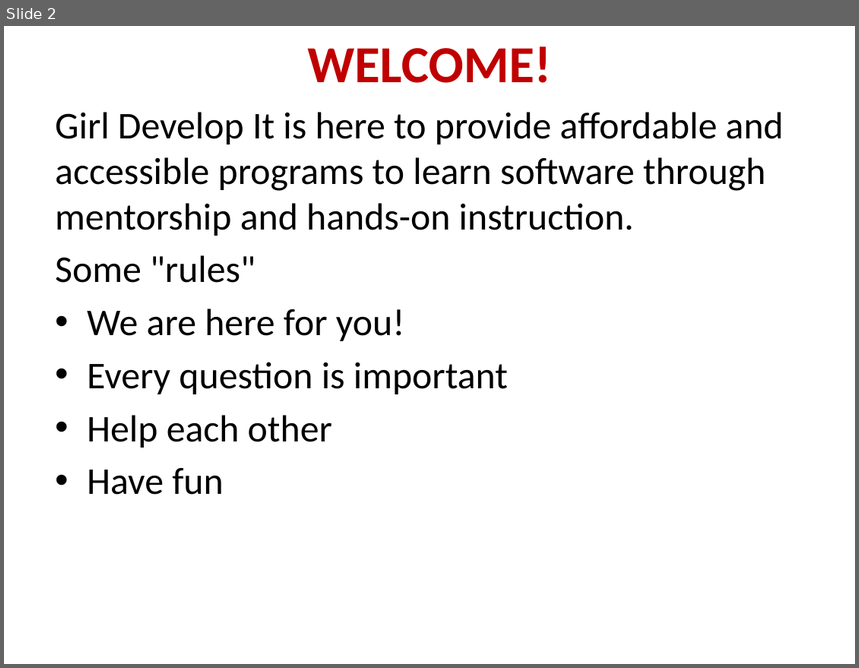
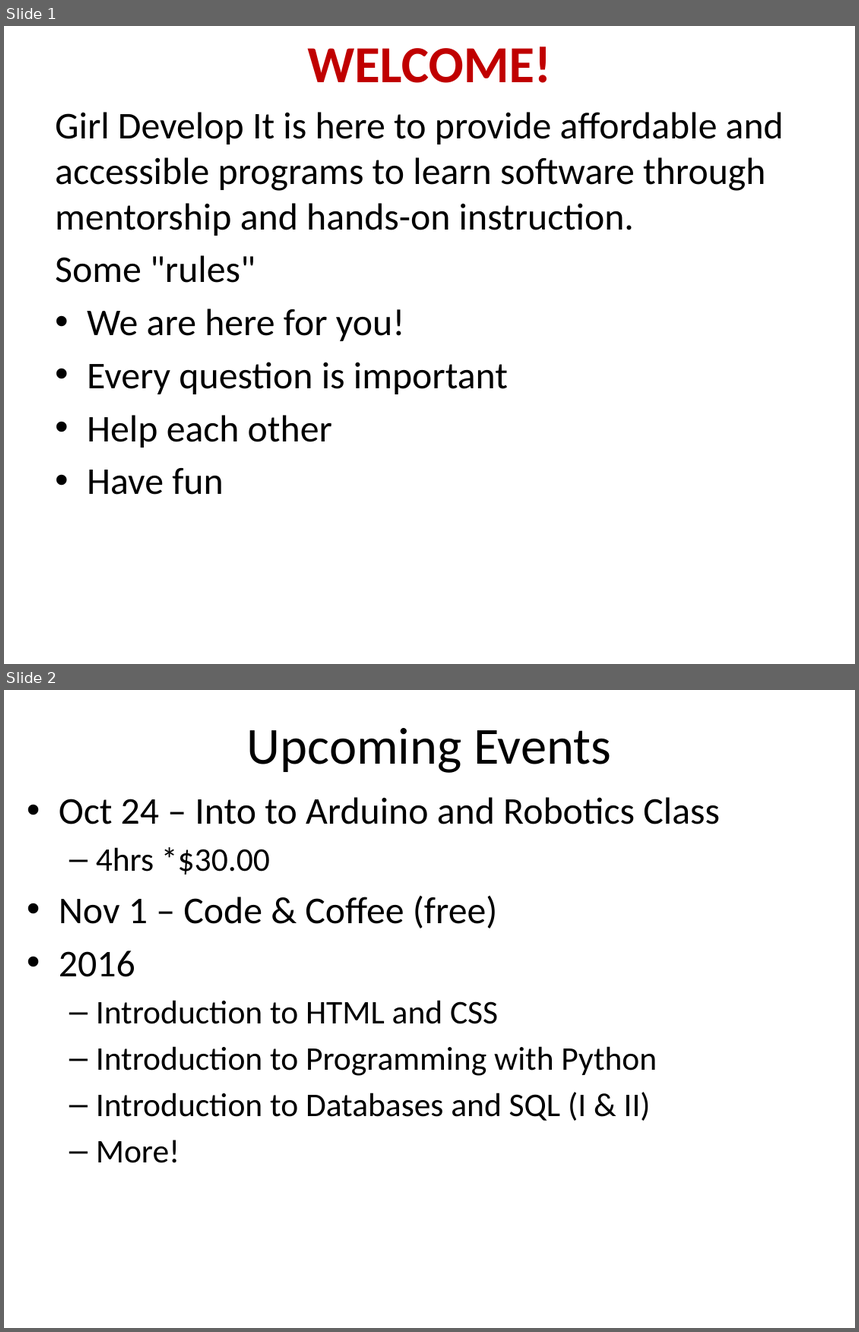
Before and after one commit to dykebert/GDI_3D_Printing_Intro, a slide deck: Introduction to 3D Printing.pptx. Shown one above the other, each under a label of ours: slide 2 before the commit, slides 1 and 2 after it. The pictures are 859x668 and 859x1332 pixels, drawn with LibreOffice and Linux fonts; fonts in the diff are those of the drawing. Boxes give left, top, right and bottom in pixels: in the first picture for what was removed or moved away, otherwise in the second. Text is boxed around its words. In the diff, an @@ line names an element or a change of style, - is before the commit and + after.

```diff
--- a/Introduction to 3D Printing.pptx
+++ b/Introduction to 3D Printing.pptx
@@ slide 2 added at <box>4,690,855,1328</box>, background #FFFFFF @@
@@ title added at <box>247,728,611,773</box>, 44 pt, text #000000 @@
+Upcoming Events
@@ text added at <box>59,797,720,1163</box>, 28 pt, text #000000 @@
+• Oct 24 – Into to Arduino and Robotics Class
+  – 4hrs *$30.00
+• Nov 1 – Code & Coffee (free)
+• 2016
+  – Introduction to HTML and CSS
+  – Introduction to Programming with Python
+  – Introduction to Databases and SQL (I & II)
+  – More!
@@ what was slide 2 is now slide 1 @@
```
Also in this commit, not shown: 4 slides changed, 6 other slides added.
